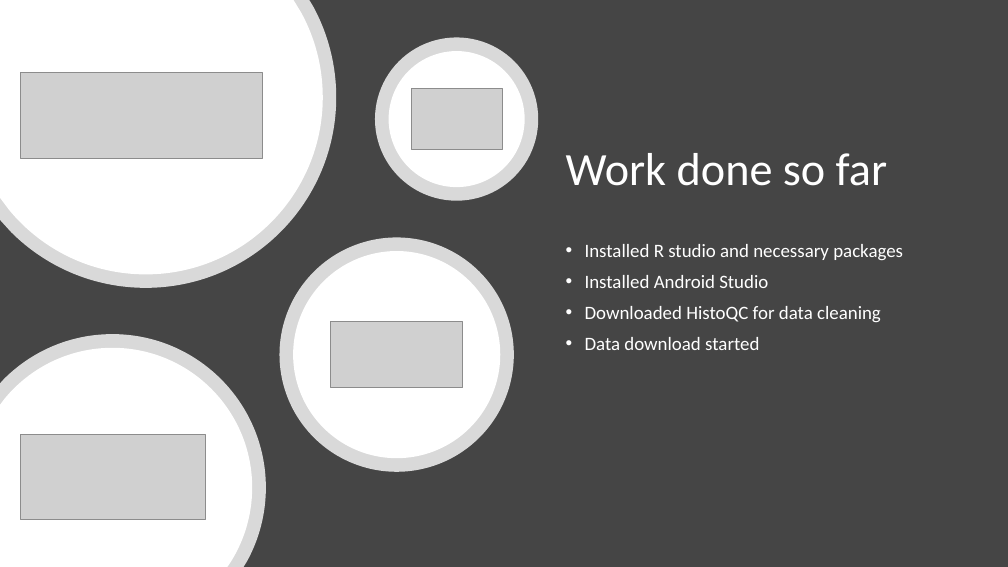
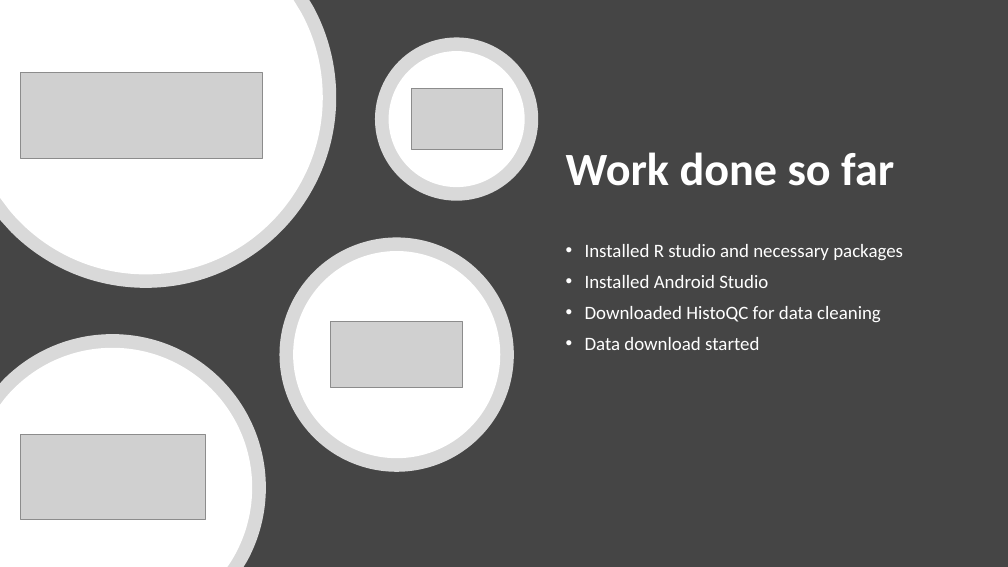
Before and after one commit to emretask1n/Senior-Design-Project, a slide deck: slide 5 of Presentation.pptx. Drawn at 1008x567 pixels with LibreOffice and Linux fonts; fonts in the diff are those of the drawing; grey boxes stand for pictures. Boxes give left, top, right and bottom in pixels: in the first picture for what was removed or moved away, otherwise in the second. Text is boxed around its words. In the diff, an @@ line names an element or a change of style, - is before the commit and + after.

```diff
--- a/Presentation.pptx
+++ b/Presentation.pptx
@@ title "Work done so far" at [566,152,894,186]: bold on @@
```
Also in this commit, not shown: 7 other slides changed.
